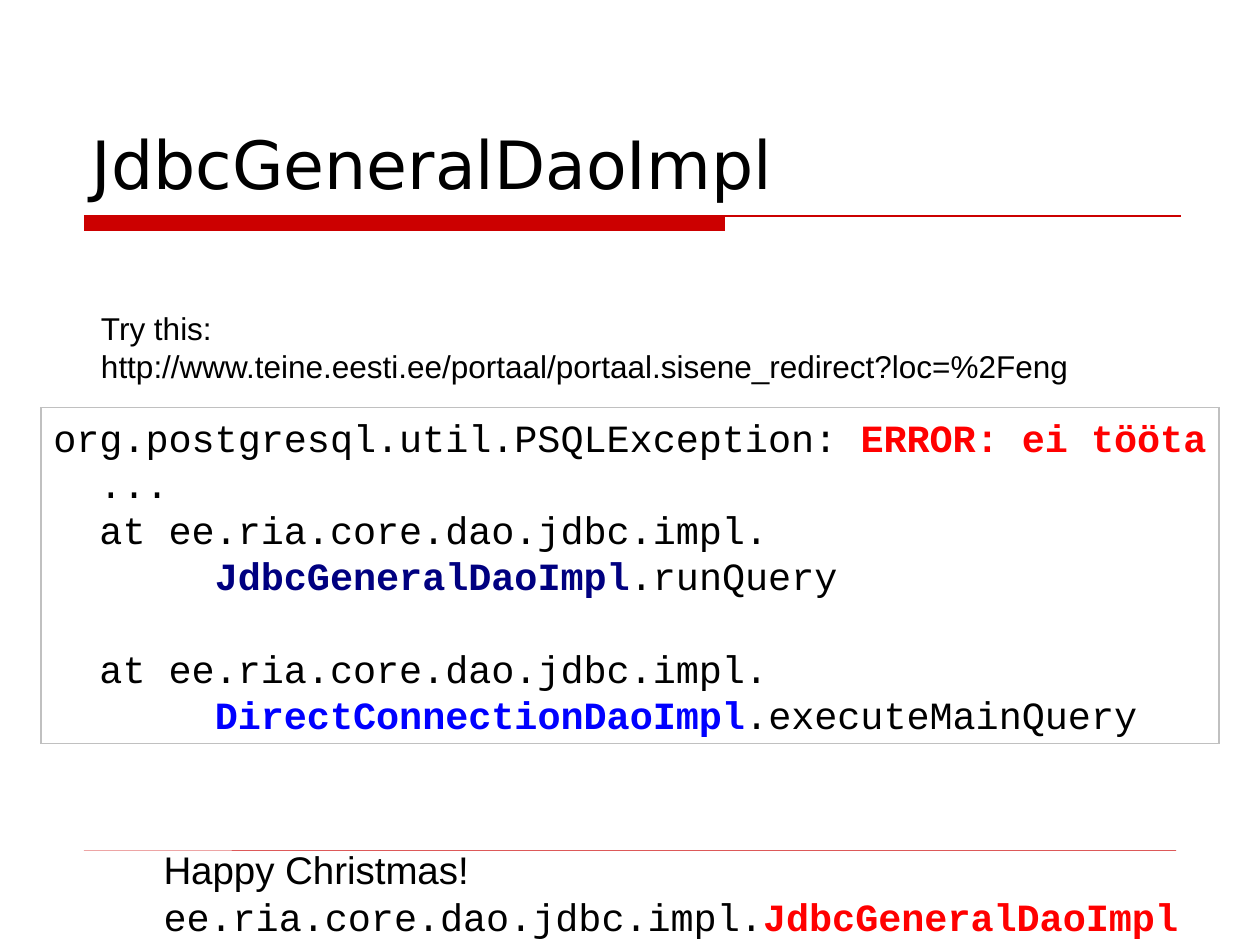
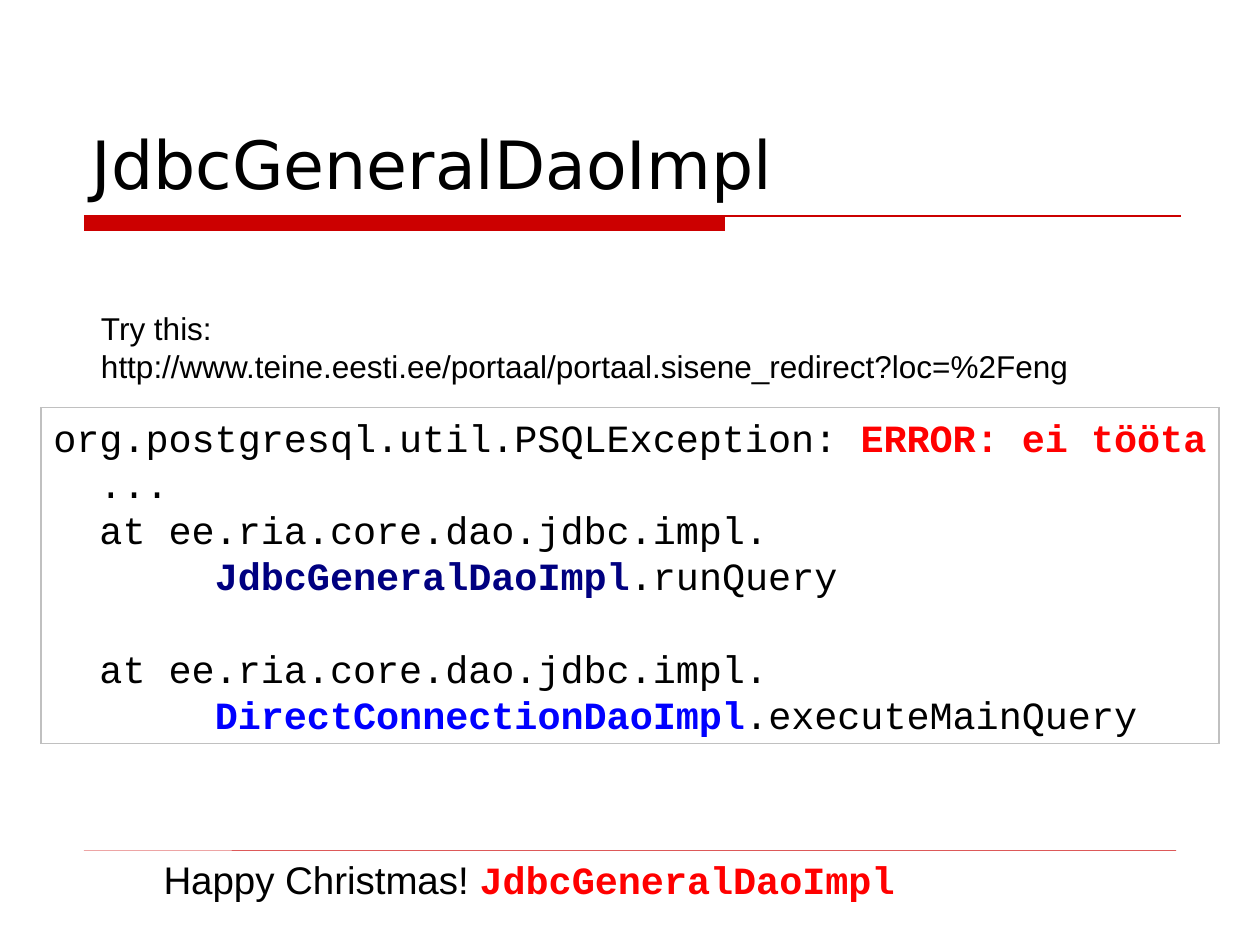
Before and after one commit to asolntsev/presentations, a slide deck: slide 10 of wtf-code/WTF_code.topconf.en.ppt. Drawn at 1260x945 pixels with LibreOffice and Linux fonts; fonts in the diff are those of the drawing; background and template pictures are left out. Boxes give left, top, right and bottom in pixels: in the first picture for what was removed or moved away, otherwise in the second. Text is boxed around its words. In the diff, an @@ line names an element or a change of style, - is before the commit and + after.

```diff
--- a/wtf-code/WTF_code.topconf.en.ppt
+++ b/wtf-code/WTF_code.topconf.en.ppt
@@ text at <box>164,866,895,902</box>: text changed; text colour #000000 to #FF0000; bold on @@
-Happy Christmas!
-ee.ria.core.dao.jdbc.impl.JdbcGeneralDaoImpl
+Happy Christmas! JdbcGeneralDaoImpl
```
Also in this commit, not shown: 5 other slides changed, 1 slide removed.
